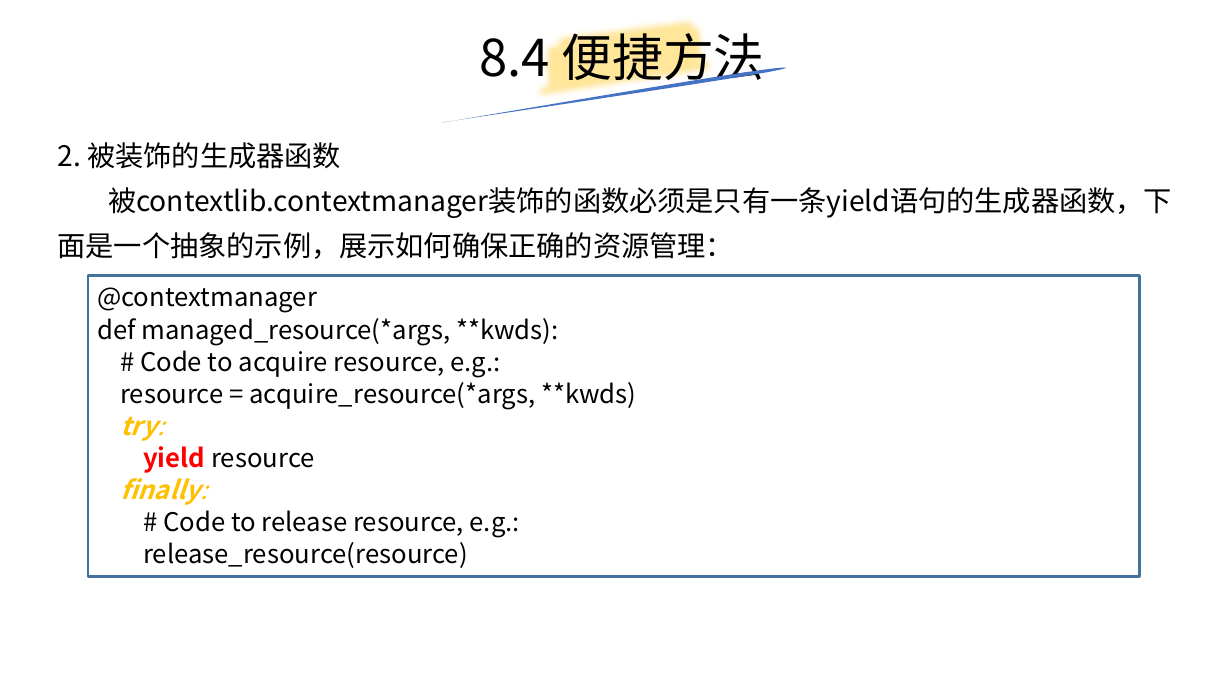
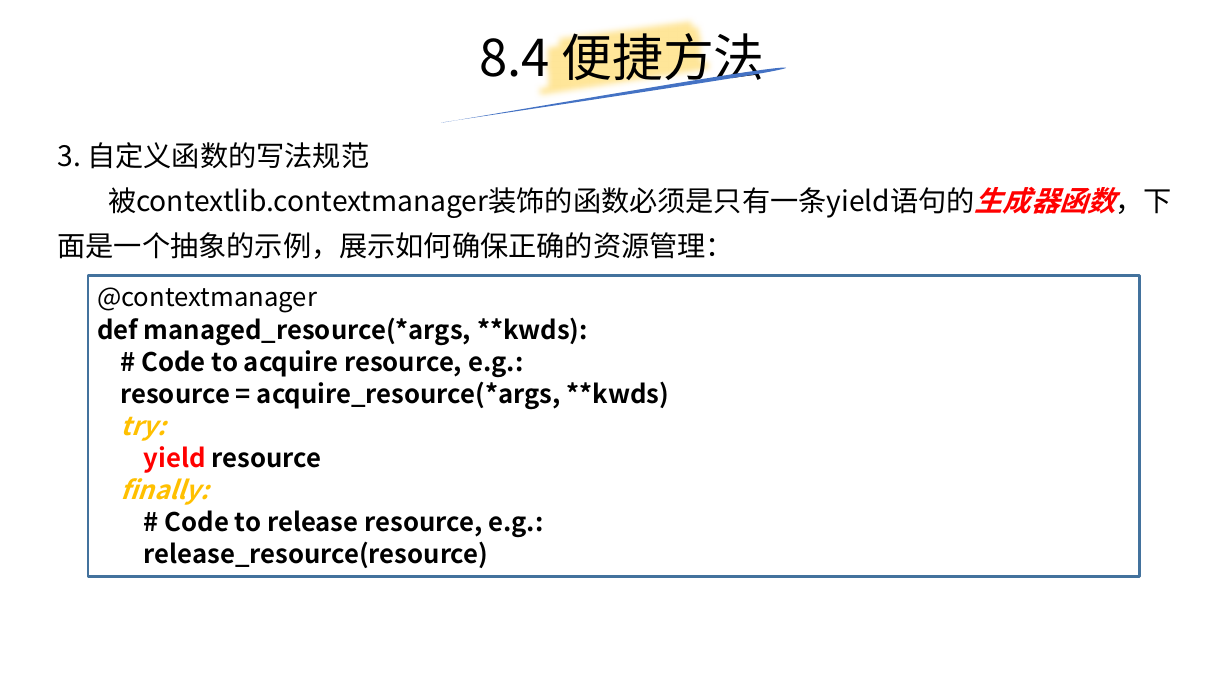
Before and after one commit to yiwenliu/CorePython, a slide deck: slide 72 of PPT/CorePython.pptx (slide 71 before the commit). Drawn at 1232x693 pixels with LibreOffice and Linux fonts; fonts in the diff are those of the drawing. Boxes give left, top, right and bottom in pixels: in the first picture for what was removed or moved away, otherwise in the second. Text is boxed around its words. In the diff, an @@ line names an element or a change of style, - is before the commit and + after.

```diff
--- a/PPT/CorePython.pptx
+++ b/PPT/CorePython.pptx
@@ text at bbox=[58, 142, 369, 169]: text changed @@
-2. 被装饰的生成器函数
+3. 自定义函数的写法规范
@@ text at bbox=[58, 187, 1172, 259]: text colour #000000 to #FF0000, bold on, italic on in "被contextlib.contextmanager装饰的函数必须是只有一条yield语句的生成器函数，下面是一个抽象的 ..." @@
@@ text in rectangle at bbox=[97, 312, 670, 568]: bold on in "def managed_resource(*args, **kwds):", "# Code to acquire resource, e.g.:", "resource = acquire_resource(*args, **kwds)", "try:" and 4 more places @@
```
Also in this commit, not shown: 6 other slides changed, 2 slides added, 2 other files.
